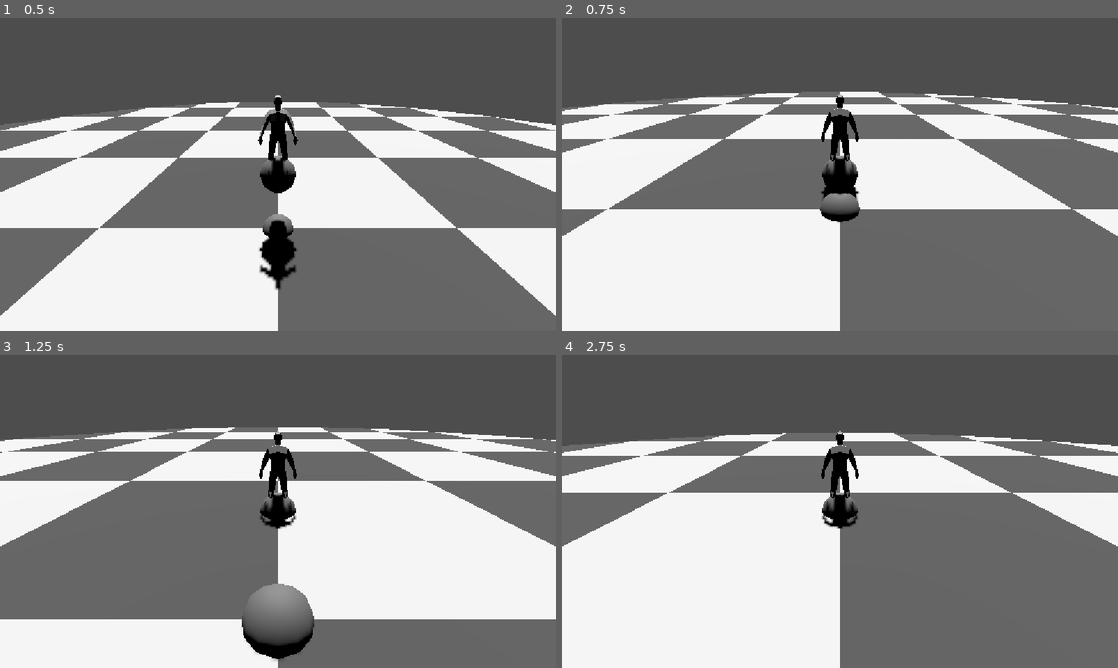
Above: before the commit, frames 1-4 (two rows, left to right).
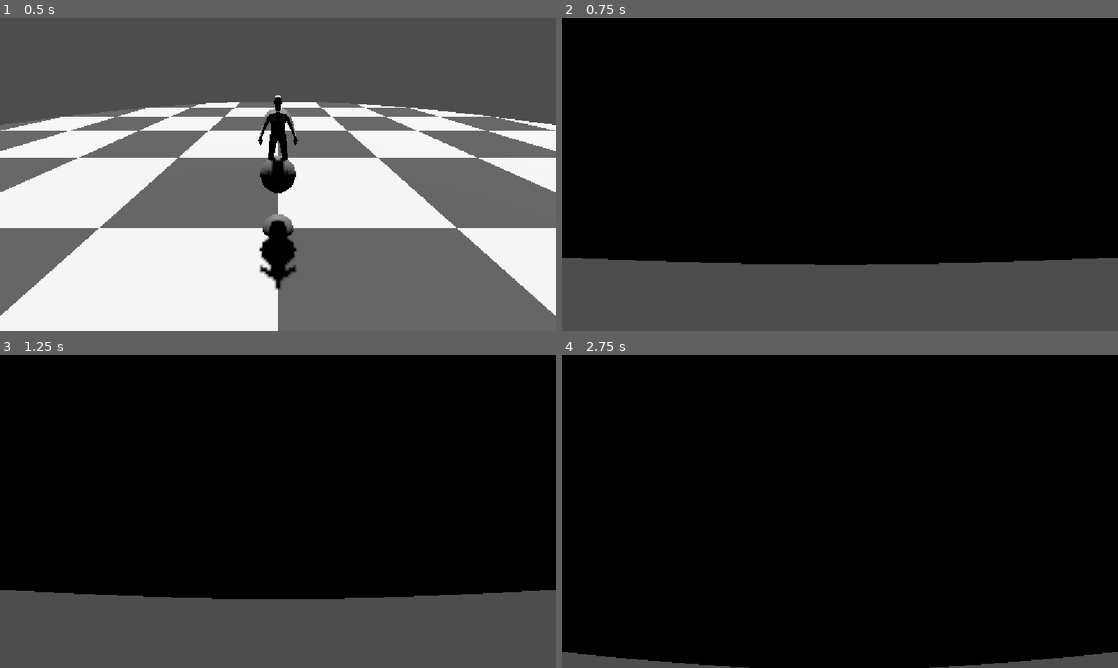
Above: after the commit, the same moments.

Repository: XMNNguyen/Soulslike_Roguelike
Game: Godot game, scene res://Scenes/main.tscn
Two runs of this game, one before a commit and one after it. Both use one fixed random seed, a clock stepped at 60 frames per second and the inputs below.
Inputs (mouse positions are in pixels of both pictures, inside the frame that each line leads up to):
- Up to frame 1 (0.5 s): no input
- Up to frame 2 (0.75 s): move the mouse to (867, 174) at 0.52 s; hold W (forward) from 0.53 s (still down); tap Space (dodge) at 0.6 s
- Up to frame 3 (1.25 s): keep holding W (forward)
- Up to frame 4 (2.75 s): keep holding W (forward); move the mouse to (812, 511) at 1.27 s; tap Space (dodge) at 1.35, 2.1 s; move the mouse to (851, 505) at 2.02 s

Frame 1 is identical in both runs. In frame 2, 91% of the frame differs, in the area x 0-100%, y 0-100%; in frame 3, 92%; in frame 4, 99%.

Commit message:
move camera when mouse moves

Diff:
--- a/soulslike-roguelike/Scripts/Entities/Camera/user_camera.gd
+++ b/soulslike-roguelike/Scripts/Entities/Camera/user_camera.gd
@@ -129,6 +129,15 @@
 	pivot.global_position = target.global_position
 	previous_player_position = target.global_position
 
+	# calculate the angle offset and move the camera accordingly
+	var offset : Vector3 = pivot.global_position - camera.global_position
+
+	offset = offset.rotated(Vector3.UP, yaw)
+	offset = offset.rotated(Vector3.RIGHT, pitch)
+
+	camera.global_position = pivot.global_position + offset
+	camera.look_at(target.global_position)
+
 
 # HANDLES LOCK ON MODE
 func _lock_on_move(delta: float) -> void:
